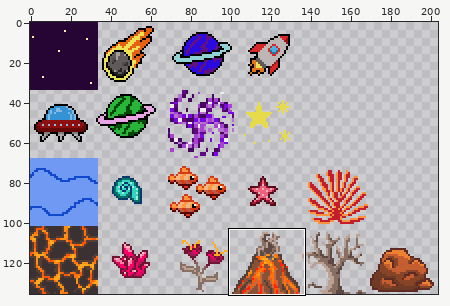
Sprite sheet, stored at asprite/tileset.png. Above, an overview of the earlier version with the close-up marked.
Close-up. Earlier state:
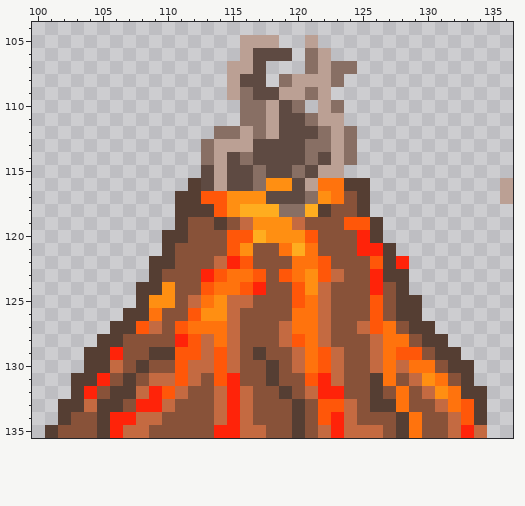
The file is 204x136 pixels. Colours within 5 levels of each other are drawn and written as one. Shown: x 100..136, y 104..135.
Now the later version:
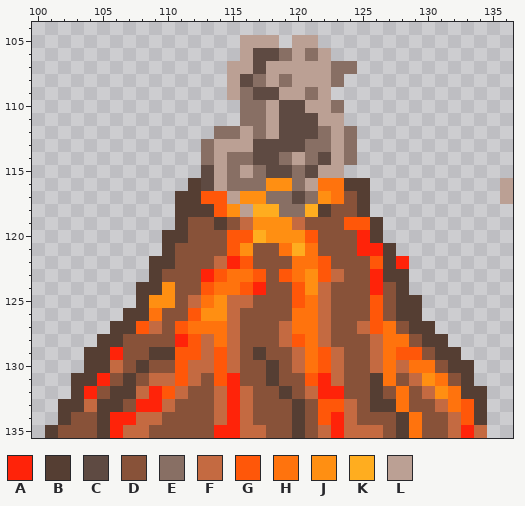
Palette (. is transparent): A #ff2309  B #553e33  C #5e4a42  D #885239  E #886f64  F #c46a41  G #ff5709  H #ff730d  J #ff8f12  K #ffad1f  L #bba094
The commit says: tilesset verbesserig
The edit:
@@ x 113..123 @@
 104 ...........
-105 ...LLL..L..
-106 ...LCCC.EL.
-107 ..LLC...ELE
-108 ..LCC.ELLLE
+105 ...LLL.LL..
+106 ...LCCELEL.
+107 ..LLCLLLLLE
+108 ..LCELELLLE
 109 ..LECCLLEL.
-110 ...EELCE.LE
-111 ...EELCCELL
+110 ...EELCCLLE
+111 ...EELCCCLL
 112 .EELELCCCEL
 113 ELLLCCCCEEL
-114 ELCECCCCECL
-115 CLCCECCECLL
-116 CLCCEJJCLHH
-117 GGJJJCCCEJH
-118 BGJKKKEEKBD
+114 ELEECCELECL
+115 CLELECCECLL
+116 CLEEEJJELHH
+117 GGLJJEECEJH
+118 BGJLKKEEKBD
 119 DBDFJJJFDDD
